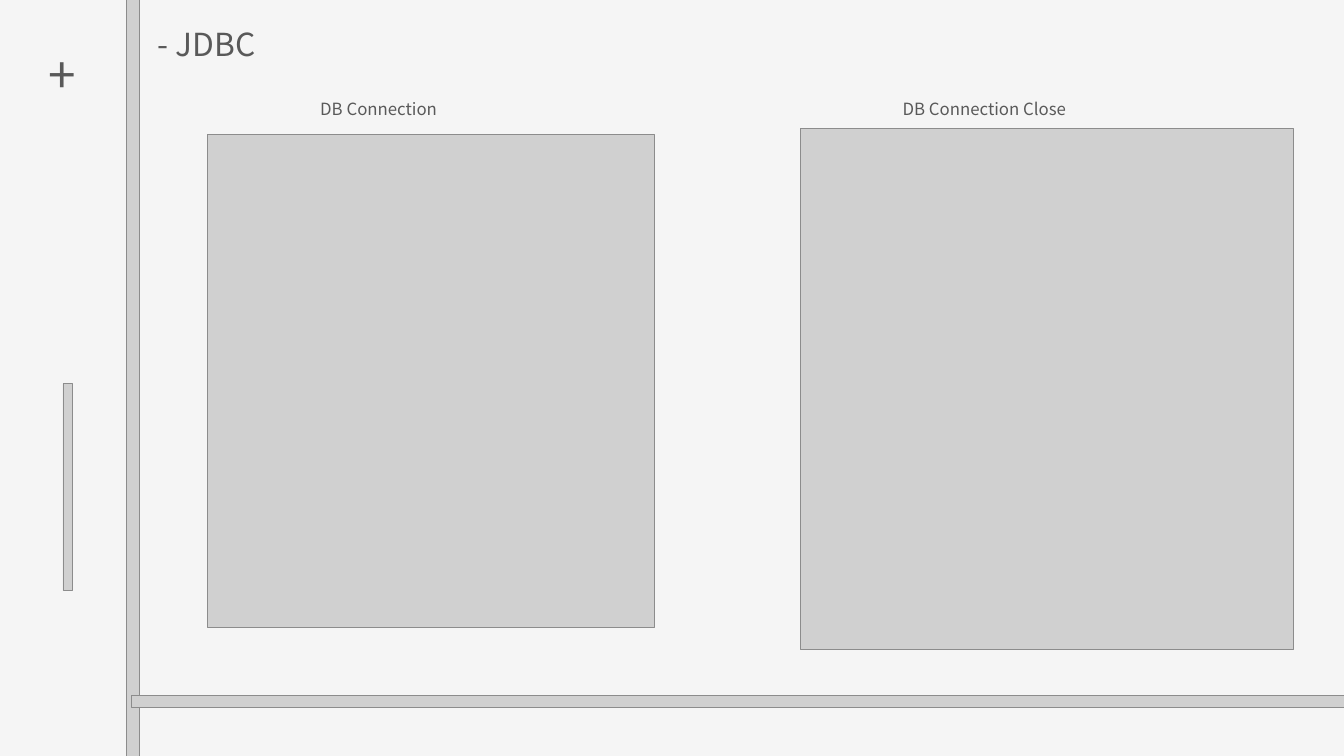
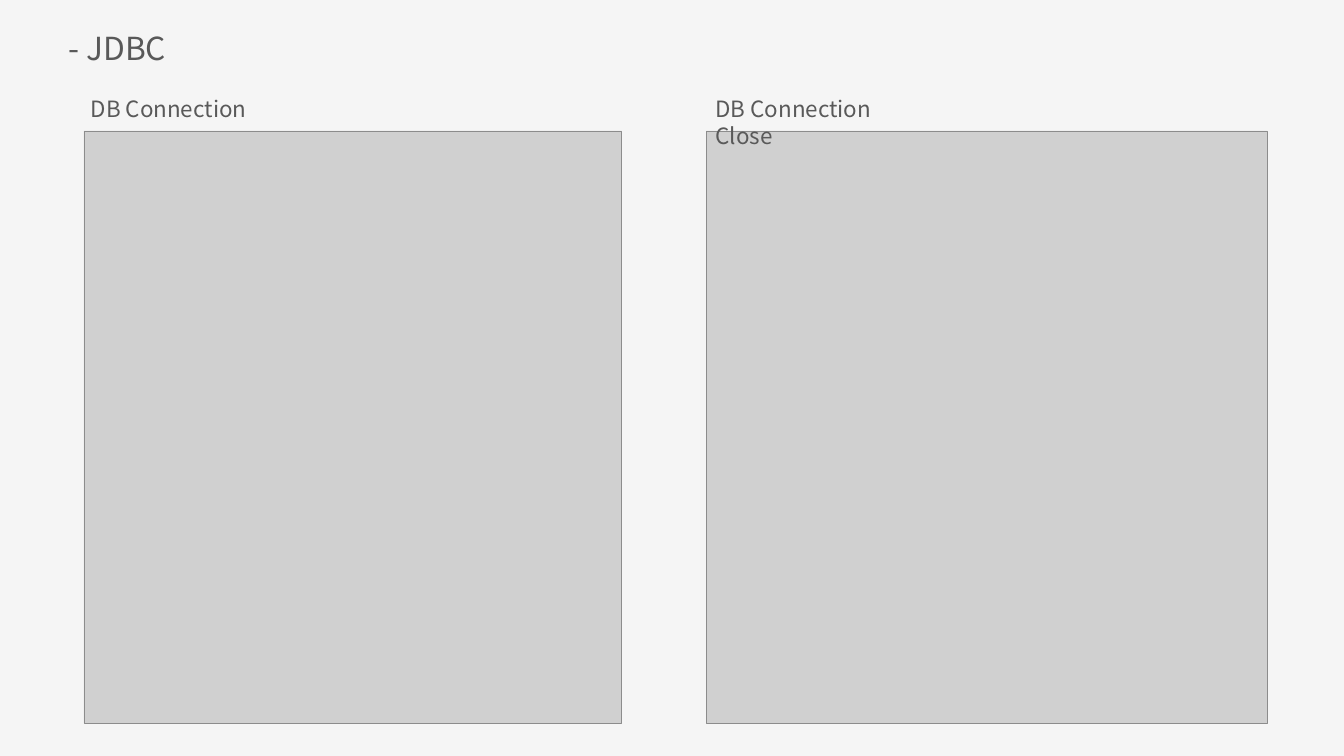
Before and after one commit to Ellie-Jung/IceCream-OrderSystem-mini-project, a slide deck: slide 13 of 나자바아이스크림가게_.pptx. Drawn at 1344x756 pixels with LibreOffice and Linux fonts; fonts in the diff are those of the drawing; grey boxes stand for pictures. Boxes give left, top, right and bottom in pixels: in the first picture for what was removed or moved away, otherwise in the second. Text is boxed around its words. In the diff, an @@ line names an element or a change of style, - is before the commit and + after.

```diff
--- a/나자바아이스크림가게_.pptx
+++ b/나자바아이스크림가게_.pptx
@@ text "- JDBC": place and size @@
-text "- JDBC" at (176,32,256,57)
+text "- JDBC" at (86,36,166,61)
@@ picture removed at (127,0,139,756) @@
@@ text removed at (35,40,89,130) @@
-+
@@ text "DB Connection" at (91,100,247,117): size 18 to 24 pt @@
@@ text "DB Connection": place and size @@
-text "DB Connection" at (320,102,437,115)
+text "DB Connection" at (91,100,247,117)
@@ text "DB Connection Close": place and size @@
-text "DB Connection Close" at (903,101,1066,115)
+text "DB Connection Close" at (715,100,872,144)
@@ text "DB Connection Close" at (715,100,872,144): size 18 to 24 pt @@
@@ picture: place and size @@
-picture at (207,134,655,627)
+picture at (84,131,622,723)
@@ picture: place and size @@
-picture at (801,129,1294,650)
+picture at (706,131,1267,723)
@@ picture removed at (63,384,73,591) @@
@@ picture removed at (132,696,1344,708) @@
```
Also in this commit, not shown: 20 other slides changed.
